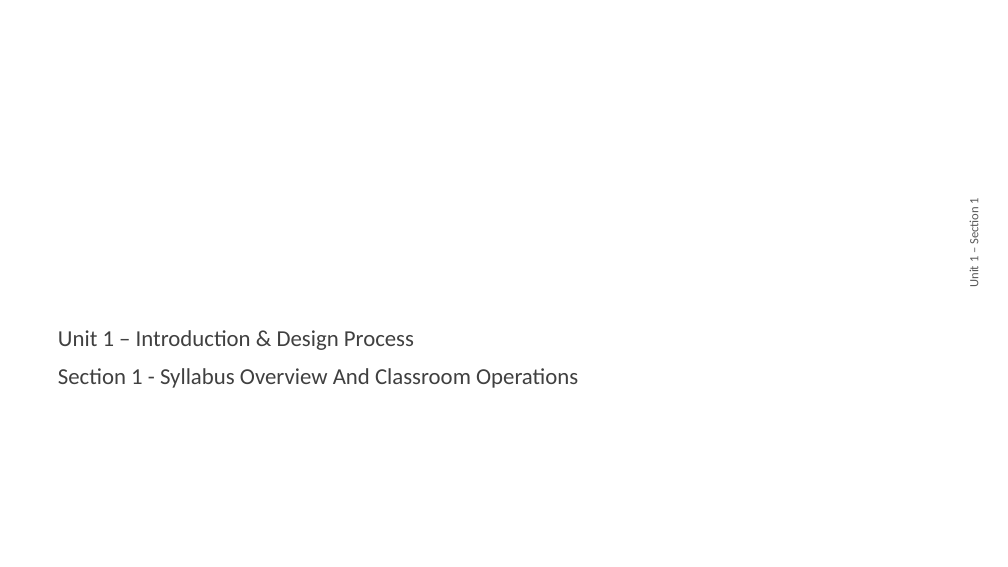
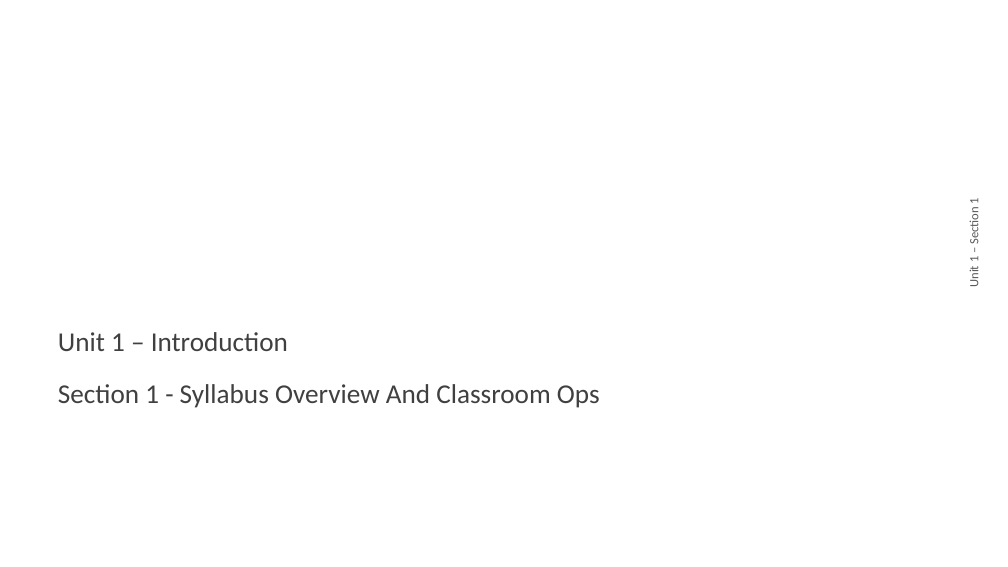
Before and after one commit to nickvertucci/Technology-Education-Curriculum, a slide deck: slide 1 of High School/Design and Drawing for Production/Unit 1 - Introduction/Section 1 - Syllabus Overview/Assets/U1S1 - Syllabus.pptx. Drawn at 1008x567 pixels with LibreOffice and Linux fonts; fonts in the diff are those of the drawing; background and template pictures are left out. Boxes give left, top, right and bottom in pixels: in the first picture for what was removed or moved away, otherwise in the second. Text is boxed around its words. In the diff, an @@ line names an element or a change of style, - is before the commit and + after.

```diff
--- a/High School/Design and Drawing for Production/Unit 1 - Introduction/Section 1 - Syllabus Overview/Assets/U1S1 - Syllabus.pptx
+++ b/High School/Design and Drawing for Production/Unit 1 - Introduction/Section 1 - Syllabus Overview/Assets/U1S1 - Syllabus.pptx
@@ subtitle at <box>58,332,600,408</box>: text changed; size 21.7 to 25.9 pt @@
-Unit 1 – Introduction & Design Process
-Section 1 - Syllabus Overview And Classroom Operations
+Unit 1 – Introduction
+Section 1 - Syllabus Overview And Classroom Ops
```
Also in this commit, not shown: 3 other slides changed, 1 slide removed, 4 other files.
